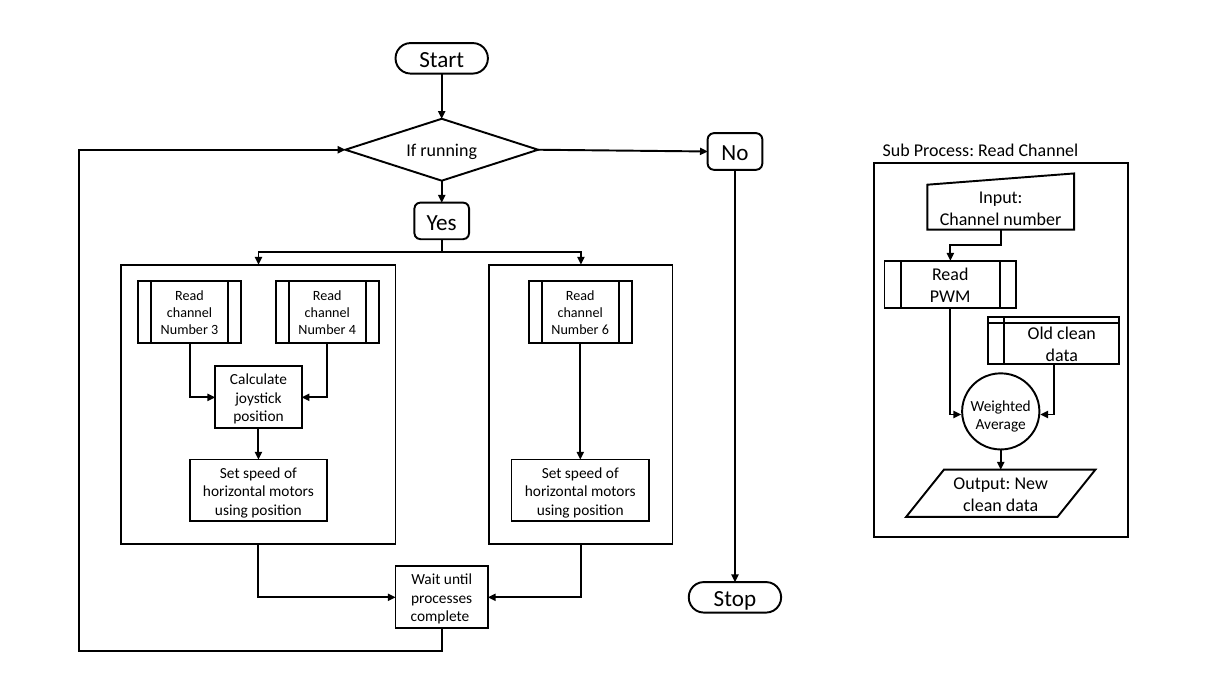
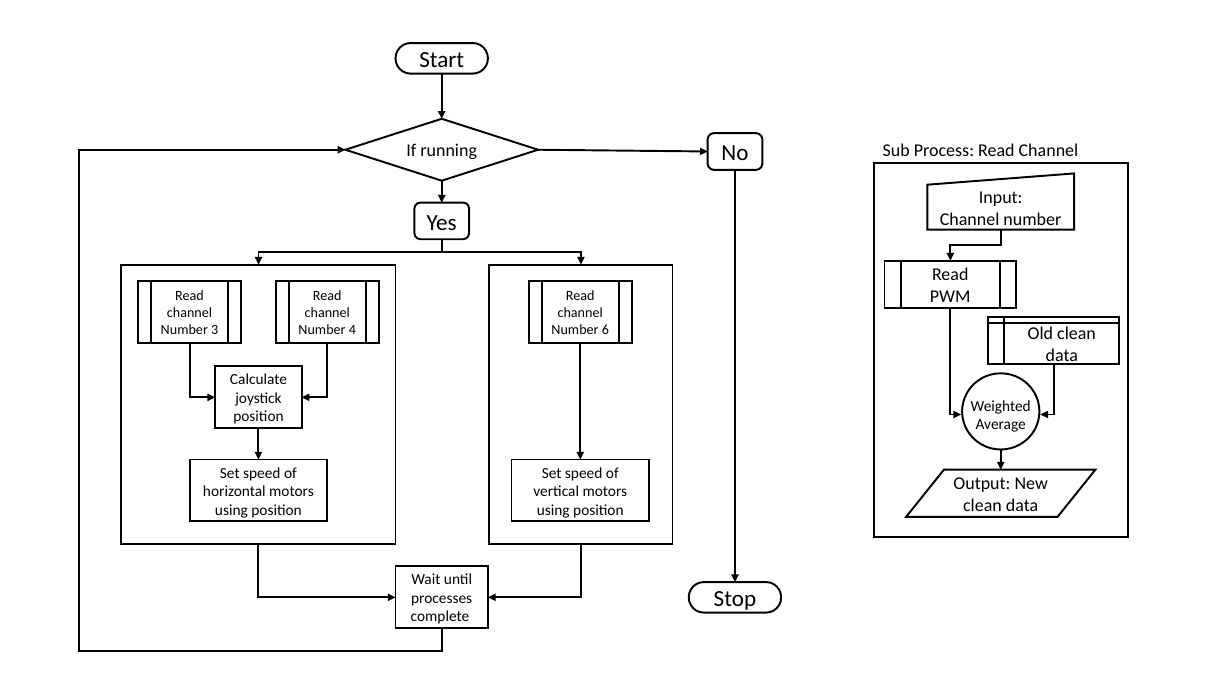
Before and after one commit to Robomarine/Documentation, a slide deck: slide 1 of Robot Idea 1 Program flow.pptx. Drawn at 1232x693 pixels with LibreOffice and Linux fonts; fonts in the diff are those of the drawing. Boxes give left, top, right and bottom in pixels: in the first picture for what was removed or moved away, otherwise in the second. Text is boxed around its words. In the diff, an @@ line names an element or a change of style, - is before the commit and + after.

```diff
--- a/Robot Idea 1 Program flow.pptx
+++ b/Robot Idea 1 Program flow.pptx
@@ text in rectangle at [533,467,628,518]: text changed @@
-Set speed of horizontal motors using position
+Set speed of vertical motors using position
```
Also in this commit, not shown: 4 other files.
